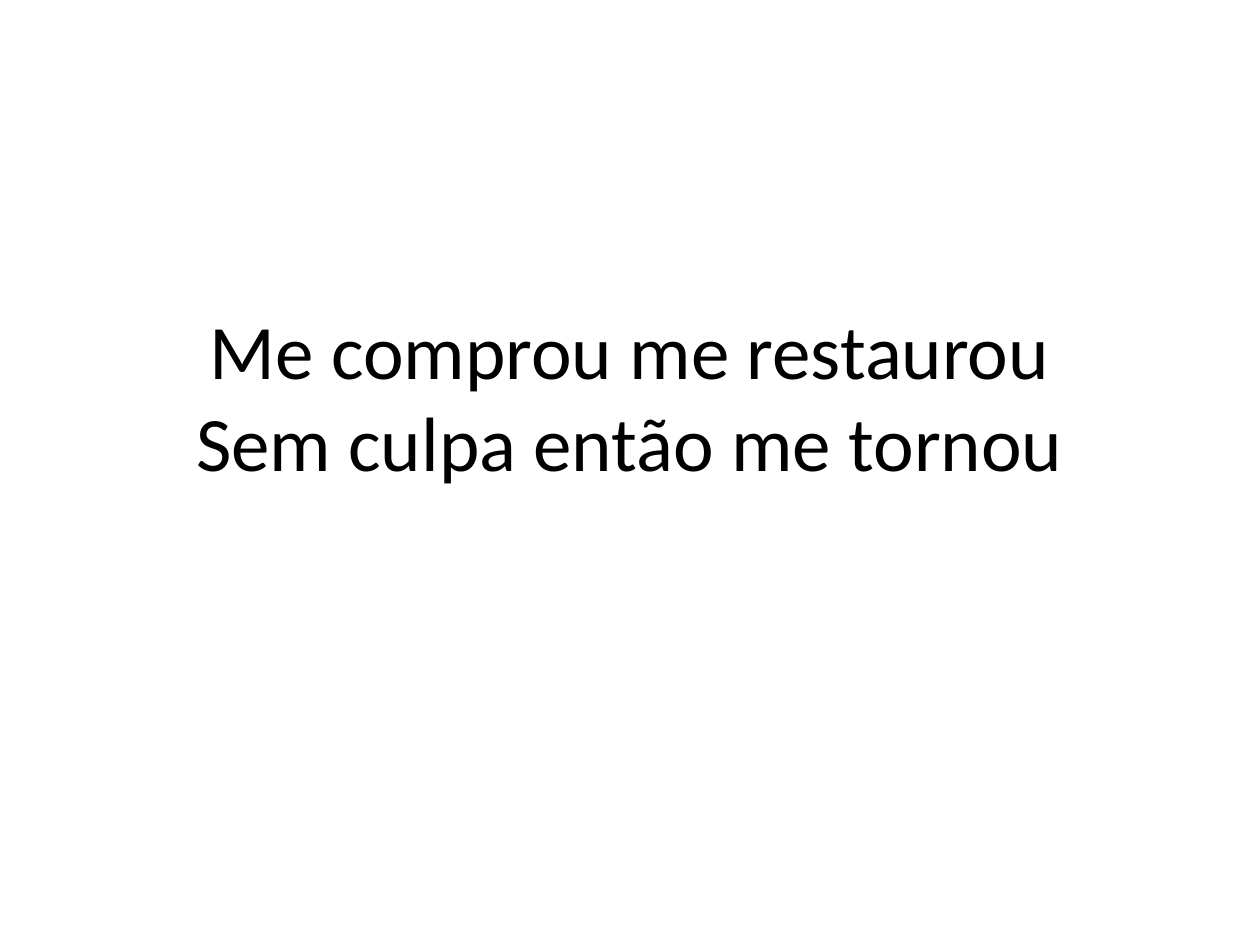
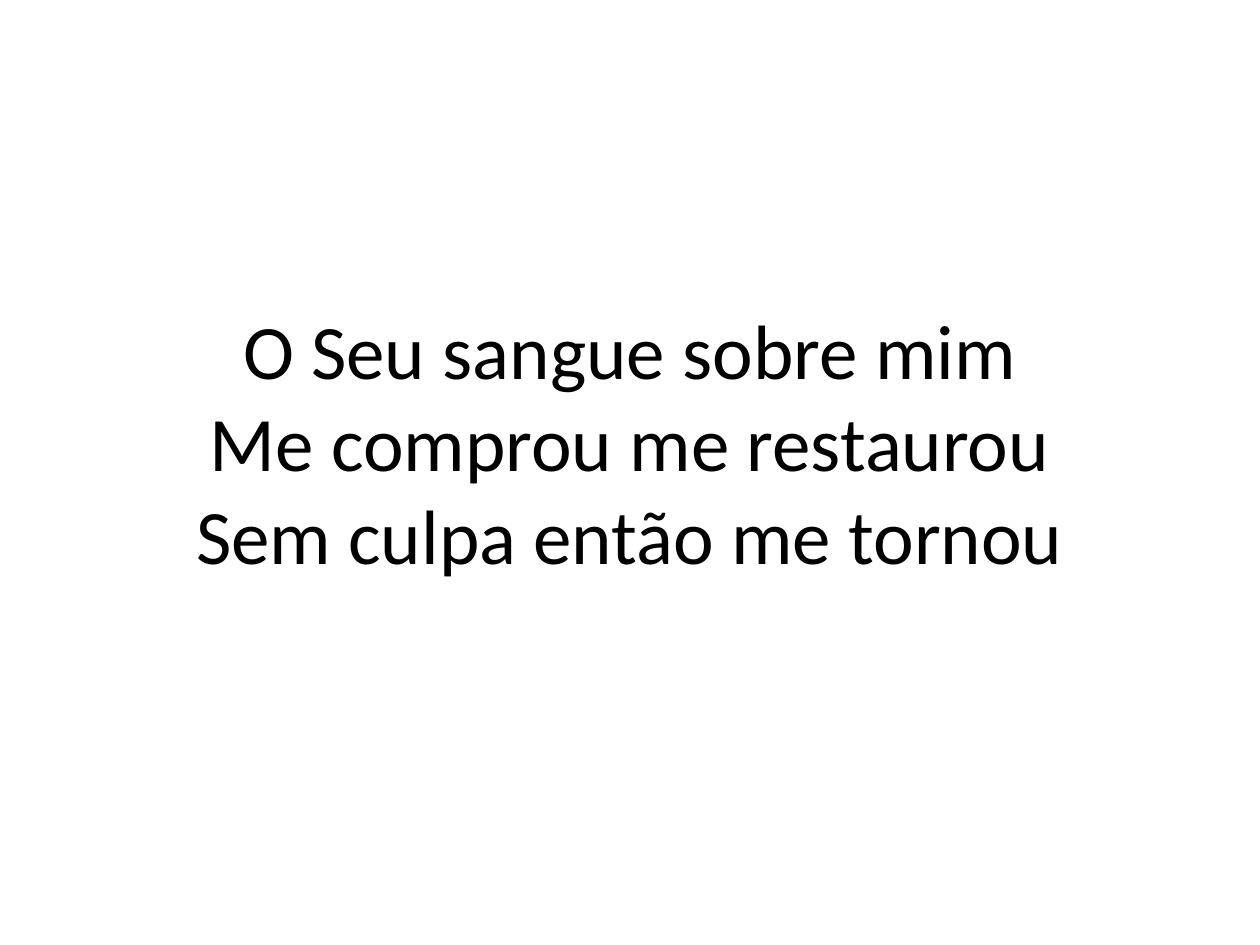
Before and after one commit to hugo-wemer/slide_creator, a slide deck: slide 7 of redencao.pptx. Drawn at 1260x945 pixels with LibreOffice and Linux fonts; fonts in the diff are those of the drawing. Boxes give left, top, right and bottom in pixels: in the first picture for what was removed or moved away, otherwise in the second. Text is boxed around its words. In the diff, an @@ line names an element or a change of style, - is before the commit and + after.

```diff
--- a/redencao.pptx
+++ b/redencao.pptx
@@ title at [243,325,1016,393]: paragraph added @@
+O Seu sangue sobre mim
```
Also in this commit, not shown: 9 other slides changed, 26 slides removed, 2 other files.
